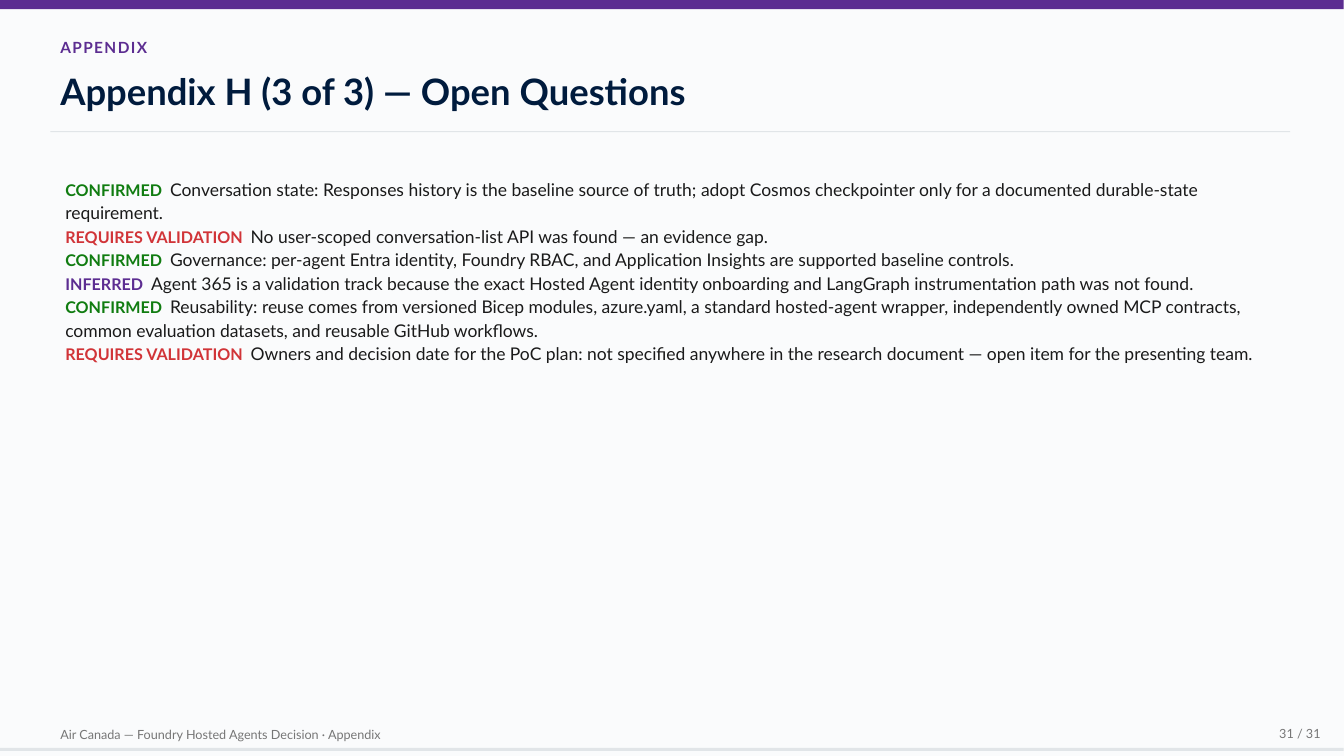
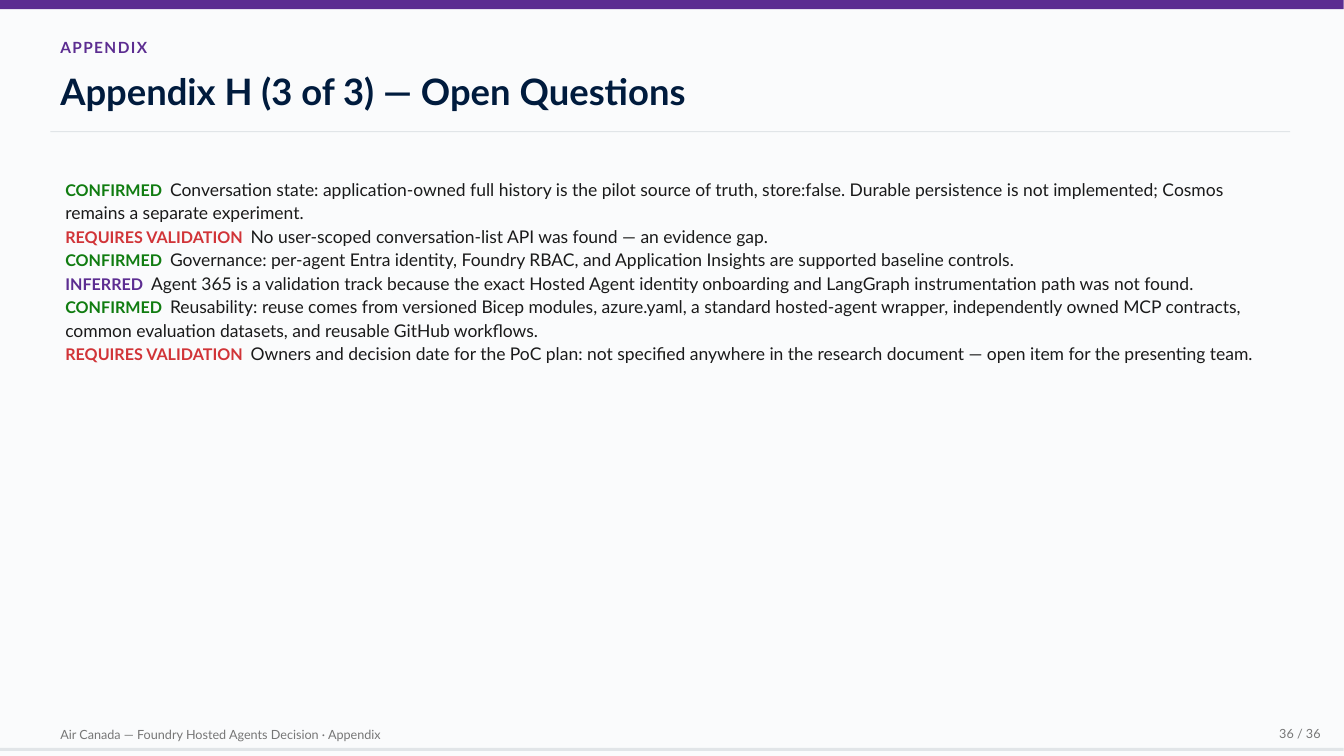
Before and after one commit to devopsabcs-engineering/foundry-hosted-agents, a slide deck: slide 36 of deliverables/air-canada-foundry-hosted-agents-decision.pptx (slide 31 before the commit). Drawn at 1344x756 pixels with LibreOffice and Linux fonts; fonts in the diff are those of the drawing. Boxes give left, top, right and bottom in pixels: in the first picture for what was removed or moved away, otherwise in the second. Text is boxed around its words. In the diff, an @@ line names an element or a change of style, - is before the commit and + after.

```diff
--- a/deliverables/air-canada-foundry-hosted-agents-decision.pptx
+++ b/deliverables/air-canada-foundry-hosted-agents-decision.pptx
@@ text at (x1=65, y1=183, x2=1223, y2=222): text changed @@
-● CONFIRMED Conversation state: Responses history is the baseline source of truth; adopt Cosmos checkpointer only for a documented durable-state requirement.
+● CONFIRMED Conversation state: application-owned full history is the pilot source of truth, store:false. Durable persistence is not implemented; Cosmos remains a separate experiment.
@@ text at (x1=1279, y1=729, x2=1321, y2=738): text changed @@
-31 / 31
+36 / 36
```
Also in this commit, not shown: 30 other slides changed, 5 slides added, 13 other files.
